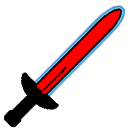
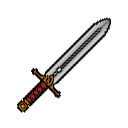
Revision of a layered 128×128 image; what changed, layer by layer:
removed group "Power Sword" (4 layers) over [3, 5, 126, 128]
renamed "Layer 25" to "Layer 29", moved it out of group "Power Sword", painted on it over [17, 9, 121, 113]
removed layer "Layer 26" from group "Power Sword" over [3, 8, 123, 128]
removed layer "Layer 24" from group "Power Sword" over [3, 8, 123, 128]
removed layer "Layer 27" from group "Power Sword" over [33, 5, 126, 97]
